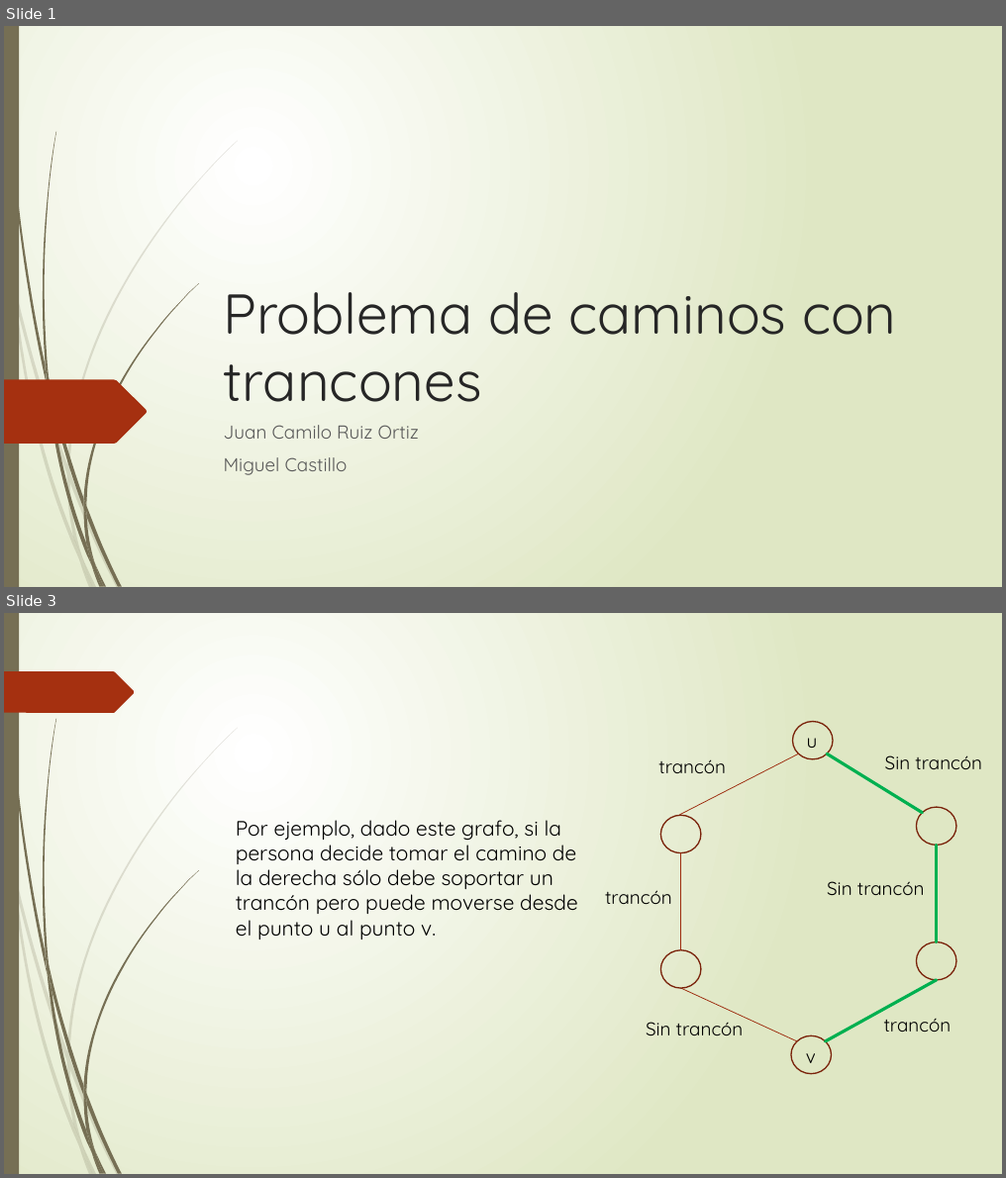
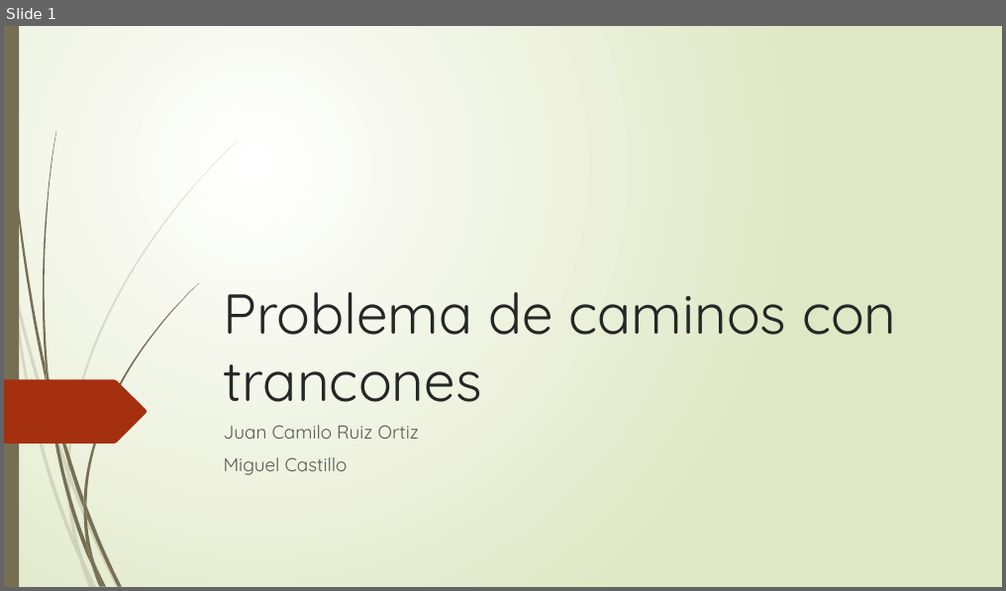
Before and after one commit to juanksRuiz/Proyecto-LCC, a slide deck: Problema de caminos con trancones.pptx. Shown one above the other, each under a label of ours: slides 1 and 3 before the commit, slide 1 after it; the slides between them are not shown. The pictures are 1006x1178 and 1006x591 pixels, drawn with LibreOffice and Linux fonts; fonts in the diff are those of the drawing. Boxes give left, top, right and bottom in pixels: in the first picture for what was removed or moved away, otherwise in the second. Text is boxed around its words. In the diff, an @@ line names an element or a change of style, - is before the commit and + after.

```diff
--- a/Problema de caminos con trancones.pptx
+++ b/Problema de caminos con trancones.pptx
@@ slide 3 removed at (4, 613, 1002, 1174), background gradient #FFFFFF to #DFE8C4; not listed: 23 template elements that a slide beside it also shows @@
@@ freeform shape removed at (4, 671, 135, 713) @@
@@ text removed at (658, 760, 726, 773) @@
-trancón
@@ text removed at (807, 738, 818, 748) @@
-u
@@ line removed from (827, 754) to (923, 813) @@
@@ text removed at (885, 756, 982, 769) @@
-Sin trancón
@@ text removed at (236, 820, 578, 940) @@
-Por ejemplo, dado este grafo, si la persona decide tomar el camino de la derecha sólo debe soportar un trancón pero puede moverse desde el punto u al punto v.
@@ group removed at (661, 722, 957, 854): 3 ellipses, 1 line @@
@@ line removed from (937, 845) to (937, 943) @@
@@ line removed from (681, 854) to (681, 951) @@
@@ text removed at (605, 890, 672, 904) @@
-trancón
@@ text removed at (827, 881, 925, 895) @@
-Sin trancón
@@ group removed at (661, 943, 957, 1074): 3 ellipses, 1 line @@
@@ line removed from (826, 1042) to (937, 980) @@
@@ text removed at (646, 1016, 744, 1036) @@
-Sin trancón
@@ text removed at (884, 1019, 951, 1032) @@
-trancón
@@ text removed at (806, 1054, 816, 1063) @@
-v
```
Also in this commit, not shown: 3 slides changed.
